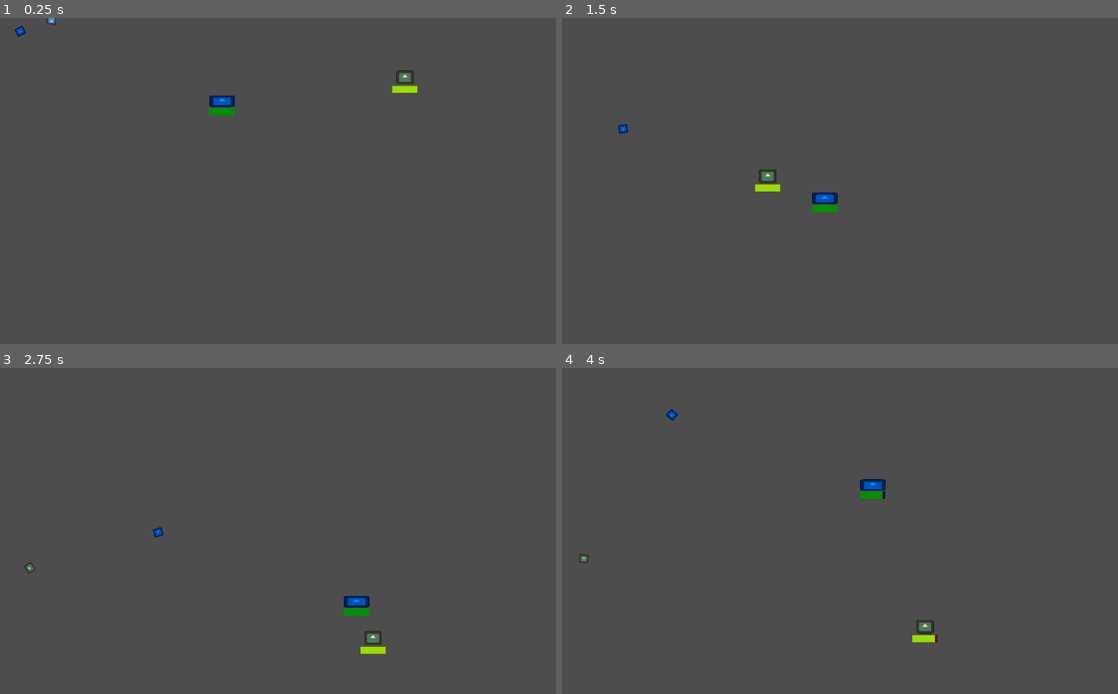
Above: before the commit, frames 1-4 (two rows, left to right).
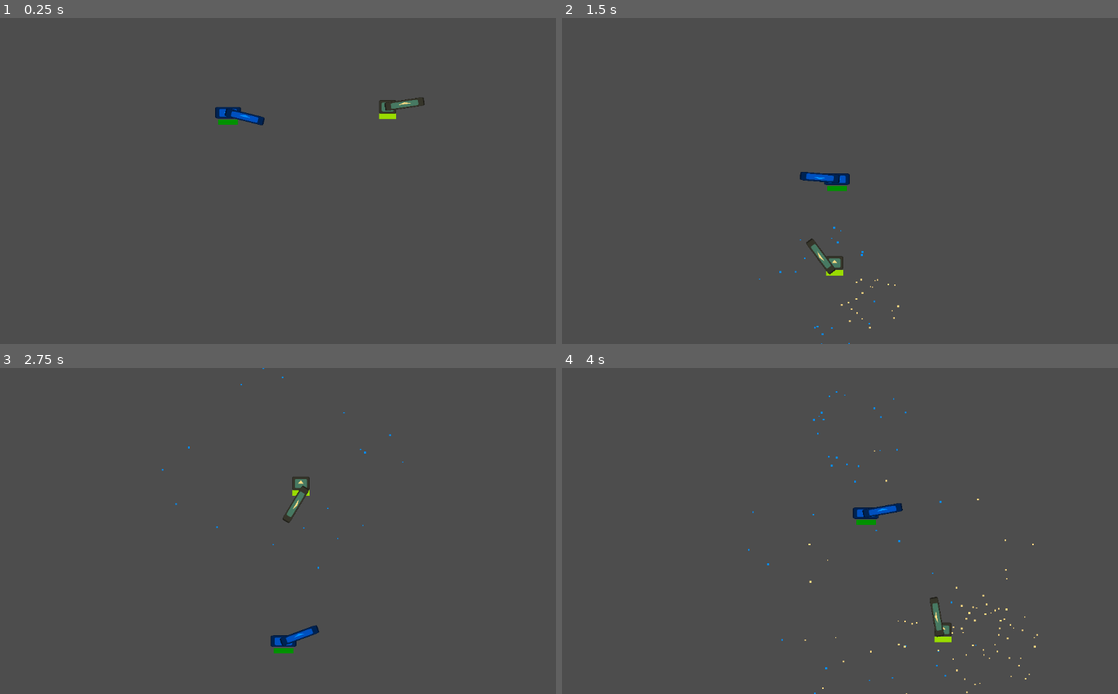
Above: after the commit, the same moments.

Repository: Rodrigo-Artur/ArenaProjetoGodot
Game: Godot game, scene res://arena.tscn
Same seed, same stepped clock (60 frames per second), same inputs: the game is played once before the commit and once after it. The engine's default icon, where the game draws it, is replaced by a stand-in: a white triangle on a blue panel in a dark square.
Inputs:
- Up to frame 1 (0.25 s): no input
- Up to frame 2 (1.5 s): no input
- Up to frame 3 (2.75 s): no input
- Up to frame 4 (4 s): no input

The runs differ from the first frame. In frame 1, 1.1% of the frame differs, in the area x 2-77%, y 0-33%; in frame 2, 1.2%; in frame 3, 1.2%; in frame 4, 1.4%, in the area x 3-86%, y 7-100%.

Commit message:
Update 0.4

Diff:
--- a/projeto-arena/arena.tscn
+++ b/projeto-arena/arena.tscn
@@ -7,7 +7,6 @@
 [ext_resource type="Resource" uid="uid://ddc8jsimlc1u4" path="res://personagem_eletrico.tres" id="3_35c7g"]
 [ext_resource type="Resource" uid="uid://mnlbpfm7r71t" path="res://personagem_gelo.tres" id="4_n068f"]
 [ext_resource type="Texture2D" uid="uid://c4paj10ccm6p1" path="res://icon.svg" id="6_g8a64"]
-[ext_resource type="PackedScene" uid="uid://gpy7wrtraful" path="res://arma.tscn" id="8_yokb4"]
 
 [sub_resource type="PhysicsMaterial" id="PhysicsMaterial_ubfh8"]
 friction = 0.0
@@ -73,6 +72,7 @@
 shape = SubResource("SegmentShape2D_27ga2")
 
 [node name="Bola1" type="RigidBody2D" parent="." unique_id=654664359]
+position = Vector2(395, 145)
 physics_material_override = SubResource("PhysicsMaterial_g21bf")
 gravity_scale = 0.0
 lock_rotation = true
@@ -80,19 +80,17 @@
 script = ExtResource("1_ubfh8")
 
 [node name="CollisionShape2D" type="CollisionShape2D" parent="Bola1" unique_id=1716305927]
-position = Vector2(395, 145)
 shape = SubResource("CircleShape2D_ubfh8")
 
 [node name="Sprite2D" type="Sprite2D" parent="Bola1" unique_id=527093679]
-position = Vector2(396.50003, 137.5)
 scale = Vector2(0.39843753, 0.17968759)
 texture = ExtResource("6_g8a64")
 
 [node name="ProgressBar" type="ProgressBar" parent="Bola1" unique_id=42748500]
-offset_left = 371.0
-offset_top = 151.0
-offset_right = 421.0
-offset_bottom = 165.0
+offset_left = -19.0
+offset_top = 14.0
+offset_right = 20.0
+offset_bottom = 24.0
 theme_override_styles/background = SubResource("StyleBoxFlat_pbtuc")
 theme_override_styles/fill = SubResource("StyleBoxFlat_yokb4")
 show_percentage = false
@@ -100,7 +98,7 @@
 [node name="PinJoint2D" type="PinJoint2D" parent="Bola1" unique_id=165264180]
 
 [node name="Bola2" type="RigidBody2D" parent="." unique_id=141835891]
-position = Vector2(1, 3)
+position = Vector2(680, 148)
 physics_material_override = SubResource("PhysicsMaterial_g21bf")
 gravity_scale = 0.0
 lock_rotation = true
@@ -108,24 +106,20 @@
 script = ExtResource("2_444vf")
 
 [node name="CollisionShape2D" type="CollisionShape2D" parent="Bola2" unique_id=487432608]
-position = Vector2(680, 148)
 shape = SubResource("CircleShape2D_ubfh8")
 
 [node name="Sprite2D" type="Sprite2D" parent="Bola2" unique_id=964539503]
-position = Vector2(680, 136)
 scale = Vector2(0.2695318, 0.2109375)
 texture = ExtResource("6_g8a64")
 
 [node name="ProgressBar" type="ProgressBar" parent="Bola2" unique_id=808080332]
-offset_left = 655.0
-offset_top = 153.0
-offset_right = 705.0
-offset_bottom = 167.0
+offset_left = -17.0
+offset_top = 14.0
+offset_right = 17.0
+offset_bottom = 25.0
 theme_override_styles/background = SubResource("StyleBoxFlat_pbtuc")
 theme_override_styles/fill = SubResource("StyleBoxFlat_yokb4")
 show_percentage = false
 
 [node name="PinJoint2D" type="PinJoint2D" parent="Bola2" unique_id=781717364]
-
-[node name="Arma" parent="." unique_id=90724715 instance=ExtResource("8_yokb4")]
-position = Vector2(25, 3)
+position = Vector2(0, 9)
--- /dev/null
+++ b/projeto-arena/arma.gd
@@ -0,0 +1,30 @@
+extends RigidBody2D
+
+var dano_da_arma: float = 0.0
+
+# Novas variáveis para guardarmos qual é a partícula e a cor do dono desta arma
+var cena_particula: PackedScene
+var cor_do_efeito: Color
+
+func _ready():
+	contact_monitor = true
+	max_contacts_reported = 1
+	body_entered.connect(_on_body_entered)
+
+func _on_body_entered(body: Node):
+	# 1. GERA A PARTÍCULA INDEPENDENTEMENTE DO QUE A ARMA BATEU (Parede ou Bola)
+	# 1. GERA A PARTÍCULA
+	if cena_particula != null:
+		print("✨ Partícula gerada!") # Adicionamos isto para termos a certeza!
+		var efeito = cena_particula.instantiate()
+
+		# CORREÇÃO: Apenas um get_parent() para colocar na Arena
+		get_parent().add_child(efeito)
+
+		efeito.global_position = self.global_position
+		efeito.modulate = cor_do_efeito
+
+	# 2. APLICA O DANO APENAS SE FOR UM INIMIGO
+	if dano_da_arma > 0 and body.has_method("aplicar_dano"):
+		print("🔪 CORTADA! A arma causou " + str(dano_da_arma) + " de dano!")
+		body.aplicar_dano(dano_da_arma)
--- a/projeto-arena/arma.tscn
+++ b/projeto-arena/arma.tscn
@@ -1,17 +1,20 @@
 [gd_scene format=3 uid="uid://gpy7wrtraful"]
 
+[ext_resource type="Script" uid="uid://d1b6bw66j1egn" path="res://arma.gd" id="1_uya3a"]
 [ext_resource type="Texture2D" uid="uid://c4paj10ccm6p1" path="res://icon.svg" id="1_vp40w"]
 
 [sub_resource type="RectangleShape2D" id="RectangleShape2D_uya3a"]
+size = Vector2(82, 20)
 
 [node name="Arma" type="RigidBody2D" unique_id=90724715]
 gravity_scale = 0.0
+script = ExtResource("1_uya3a")
 
 [node name="Sprite2D" type="Sprite2D" parent="." unique_id=1187921496]
-position = Vector2(3, 0.49999952)
-scale = Vector2(0.14062501, 0.1328125)
+position = Vector2(33.5, 0.49999952)
+scale = Vector2(0.6171875, 0.1328125)
 texture = ExtResource("1_vp40w")
 
 [node name="CollisionShape2D" type="CollisionShape2D" parent="." unique_id=1881396386]
-position = Vector2(3, -1.9073486e-06)
+position = Vector2(34, -1.9073486e-06)
 shape = SubResource("RectangleShape2D_uya3a")
--- a/projeto-arena/bola_2.gd
+++ b/projeto-arena/bola_2.gd
@@ -1,4 +1,6 @@
 extends RigidBody2D
+# Variável para guardarmos a referência da arma instanciada
+var minha_arma_instanciada: Node
 
 var velocidade_constante = 500.0
 var meu_status: StatusPersonagem
@@ -25,20 +27,25 @@
 	self.modulate = meu_status.cor_do_personagem
 
 	if meu_status.cena_arma != null:
-		var minha_arma = meu_status.cena_arma.instantiate()
+		# Guardamos a arma gerada na nossa nova variável
+		minha_arma_instanciada = meu_status.cena_arma.instantiate()
 
-		# CORREÇÃO AQUI: Tiramos o call_deferred e usamos add_child direto!
-		# Isso garante que a arma entra no jogo neste exato milissegundo.
-		get_parent().add_child(minha_arma)
+		get_parent().add_child(minha_arma_instanciada)
 
-		minha_arma.global_position = self.global_position
-		self.add_collision_exception_with(minha_arma)
+		minha_arma_instanciada.global_position = self.global_position
+		self.add_collision_exception_with(minha_arma_instanciada)
 
-		# Agora o get_path() vai funcionar perfeitamente, pois a arma já está no jogo.
 		junta.node_a = self.get_path()
-		junta.node_b = minha_arma.get_path()
+		junta.node_b = minha_arma_instanciada.get_path()
 
-		minha_arma.modulate = meu_status.cor_do_personagem
+		minha_arma_instanciada.modulate = meu_status.cor_do_personagem
+
+		# --- NOVO: Passamos o dano do cartão para a arma real! ---
+		minha_arma_instanciada.dano_da_arma = meu_status.dano_da_arma
+
+		# --- NOVAS LINHAS AQUI ---
+		minha_arma_instanciada.cena_particula = meu_status.cena_particula
+		minha_arma_instanciada.cor_do_efeito = meu_status.cor_do_personagem
 
 	var angulo_aleatorio = randf_range(0.0, TAU)
 	var impulso = Vector2(cos(angulo_aleatorio), sin(angulo_aleatorio)) * velocidade_constante
@@ -62,7 +69,8 @@
 
 func _on_body_entered(body: Node):
 	if body.has_method("aplicar_dano"):
-		body.aplicar_dano(10)
+		# Reduzimos o dano base de quando as bolas batem cabeça com cabeça
+		body.aplicar_dano(5.0)
 
 func aplicar_dano(valor: float):
 	var rolagem = randf_range(0.0, 100.0)
@@ -86,4 +94,9 @@
 
 		if hp_atual <= 0:
 			print("--- 💀 " + meu_status.nome + " FOI DESTRUÍDO! ---")
+
+			# NOVO: Antes da bola sumir, ela "desliga" a própria arma
+			if minha_arma_instanciada != null:
+				minha_arma_instanciada.dano_da_arma = 0.0
+
 			queue_free()
--- /dev/null
+++ b/projeto-arena/particula_impacto.gd
@@ -0,0 +1,8 @@
+extends GPUParticles2D
+
+func _ready():
+	# Assim que a partícula nasce no jogo, liga-se a emissão
+	emitting = true
+
+	# Quando terminar de emitir as faíscas, a própria partícula apaga-se da memória
+	finished.connect(queue_free)
--- /dev/null
+++ b/projeto-arena/particula_impacto.tscn
@@ -0,0 +1,20 @@
+[gd_scene format=3 uid="uid://o7b251kpwsck"]
+
+[ext_resource type="Script" uid="uid://ca3yo54ifpwji" path="res://particula_impacto.gd" id="1_xbq3u"]
+
+[sub_resource type="ParticleProcessMaterial" id="ParticleProcessMaterial_tcme7"]
+particle_flag_disable_z = true
+spread = 180.0
+initial_velocity_min = 150.0
+initial_velocity_max = 300.0
+gravity = Vector3(0, 98, 0)
+scale_min = 2.0
+scale_max = 4.0
+
+[node name="ParticulaImpacto" type="GPUParticles2D" unique_id=457907671]
+emitting = false
+amount = 20
+one_shot = true
+explosiveness = 1.0
+process_material = SubResource("ParticleProcessMaterial_tcme7")
+script = ExtResource("1_xbq3u")
--- a/projeto-arena/personagem_eletrico.tres
+++ b/projeto-arena/personagem_eletrico.tres
@@ -2,10 +2,12 @@
 
 [ext_resource type="PackedScene" uid="uid://gpy7wrtraful" path="res://arma.tscn" id="1_8nh2h"]
 [ext_resource type="Script" uid="uid://d2wlpj7dt6r1s" path="res://status_personagem.gd" id="1_sst3g"]
+[ext_resource type="PackedScene" uid="uid://o7b251kpwsck" path="res://particula_impacto.tscn" id="2_ti52k"]
 
 [resource]
 script = ExtResource("1_sst3g")
 nome = "Lâmina Elétrica"
 cor_do_personagem = Color(0.9999998, 0.86268944, 0.5156797, 1)
 cena_arma = ExtResource("1_8nh2h")
+cena_particula = ExtResource("2_ti52k")
 metadata/_custom_type_script = "uid://d2wlpj7dt6r1s"
--- a/projeto-arena/personagem_gelo.tres
+++ b/projeto-arena/personagem_gelo.tres
@@ -2,10 +2,12 @@
 
 [ext_resource type="Script" uid="uid://d2wlpj7dt6r1s" path="res://status_personagem.gd" id="1_sby6f"]
 [ext_resource type="PackedScene" uid="uid://gpy7wrtraful" path="res://arma.tscn" id="1_whtms"]
+[ext_resource type="PackedScene" uid="uid://o7b251kpwsck" path="res://particula_impacto.tscn" id="2_vd0xv"]
 
 [resource]
 script = ExtResource("1_sby6f")
 nome = "Gelado"
 cor_do_personagem = Color(0, 0.5686275, 1, 1)
 cena_arma = ExtResource("1_whtms")
+cena_particula = ExtResource("2_vd0xv")
 metadata/_custom_type_script = "uid://d2wlpj7dt6r1s"
--- a/projeto-arena/rigid_body_2d.gd
+++ b/projeto-arena/rigid_body_2d.gd
@@ -1,4 +1,6 @@
 extends RigidBody2D
+# Variável para guardarmos a referência da arma instanciada
+var minha_arma_instanciada: Node
 
 var velocidade_constante = 500.0
 var meu_status: StatusPersonagem
@@ -25,20 +27,25 @@
 	self.modulate = meu_status.cor_do_personagem
 
 	if meu_status.cena_arma != null:
-		var minha_arma = meu_status.cena_arma.instantiate()
+		# Guardamos a arma gerada na nossa nova variável
+		minha_arma_instanciada = meu_status.cena_arma.instantiate()
 
-		# CORREÇÃO AQUI: Tiramos o call_deferred e usamos add_child direto!
-		# Isso garante que a arma entra no jogo neste exato milissegundo.
-		get_parent().add_child(minha_arma)
+		get_parent().add_child(minha_arma_instanciada)
 
-		minha_arma.global_position = self.global_position
-		self.add_collision_exception_with(minha_arma)
+		minha_arma_instanciada.global_position = self.global_position
+		self.add_collision_exception_with(minha_arma_instanciada)
 
-		# Agora o get_path() vai funcionar perfeitamente, pois a arma já está no jogo.
 		junta.node_a = self.get_path()
-		junta.node_b = minha_arma.get_path()
+		junta.node_b = minha_arma_instanciada.get_path()
 
-		minha_arma.modulate = meu_status.cor_do_personagem
+		minha_arma_instanciada.modulate = meu_status.cor_do_personagem
+
+		# --- NOVO: Passamos o dano do cartão para a arma real! ---
+		minha_arma_instanciada.dano_da_arma = meu_status.dano_da_arma
+
+		# --- NOVAS LINHAS AQUI ---
+		minha_arma_instanciada.cena_particula = meu_status.cena_particula
+		minha_arma_instanciada.cor_do_efeito = meu_status.cor_do_personagem
 
 	var angulo_aleatorio = randf_range(0.0, TAU)
 	var impulso = Vector2(cos(angulo_aleatorio), sin(angulo_aleatorio)) * velocidade_constante
@@ -62,7 +69,8 @@
 
 func _on_body_entered(body: Node):
 	if body.has_method("aplicar_dano"):
-		body.aplicar_dano(10)
+		# Reduzimos o dano base de quando as bolas batem cabeça com cabeça
+		body.aplicar_dano(5.0)
 
 func aplicar_dano(valor: float):
 	var rolagem = randf_range(0.0, 100.0)
@@ -86,4 +94,9 @@
 
 		if hp_atual <= 0:
 			print("--- 💀 " + meu_status.nome + " FOI DESTRUÍDO! ---")
+
+			# NOVO: Antes da bola sumir, ela "desliga" a própria arma
+			if minha_arma_instanciada != null:
+				minha_arma_instanciada.dano_da_arma = 0.0
+
 			queue_free()
--- a/projeto-arena/status_personagem.gd
+++ b/projeto-arena/status_personagem.gd
@@ -16,4 +16,10 @@
 @export var chance_bloqueio: float = 20.0 # 20% de chance padrão
 
 # Usamos PackedScene para podermos arrastar um arquivo .tscn inteiro para cá!
+# Usamos PackedScene para podermos arrastar um arquivo .tscn inteiro para cá!
 @export var cena_arma: PackedScene
+
+# NOVO: Dano específico da arma deste personagem
+@export var dano_da_arma: float = 15.0
+
+@export var cena_particula: PackedScene
Not shown, added: projeto-arena/arma.gd.uid
Not shown, added: projeto-arena/particula_impacto.gd.uid
